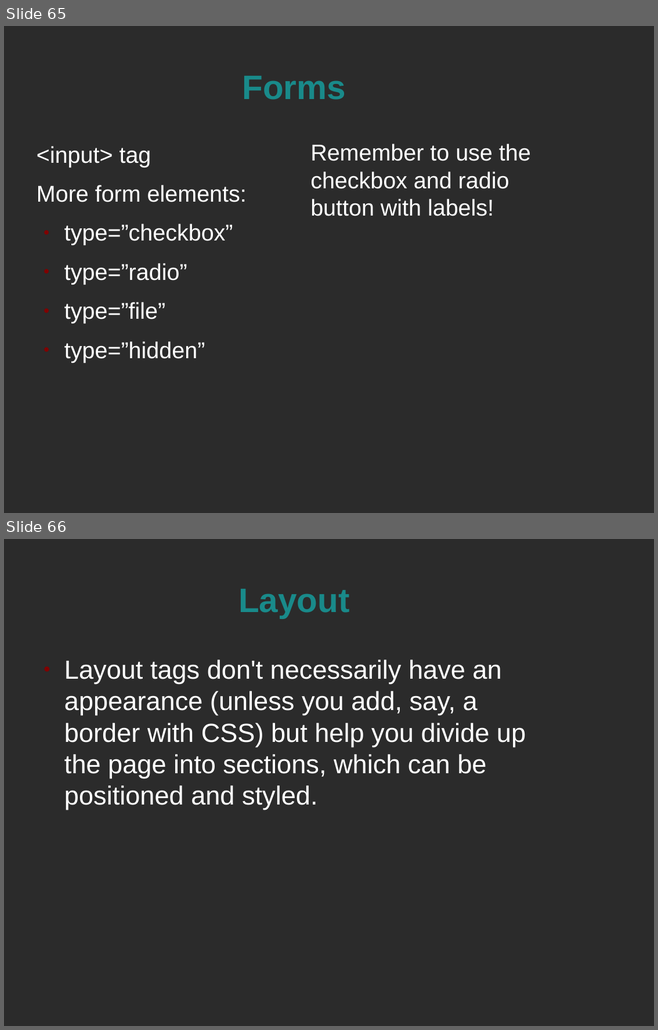
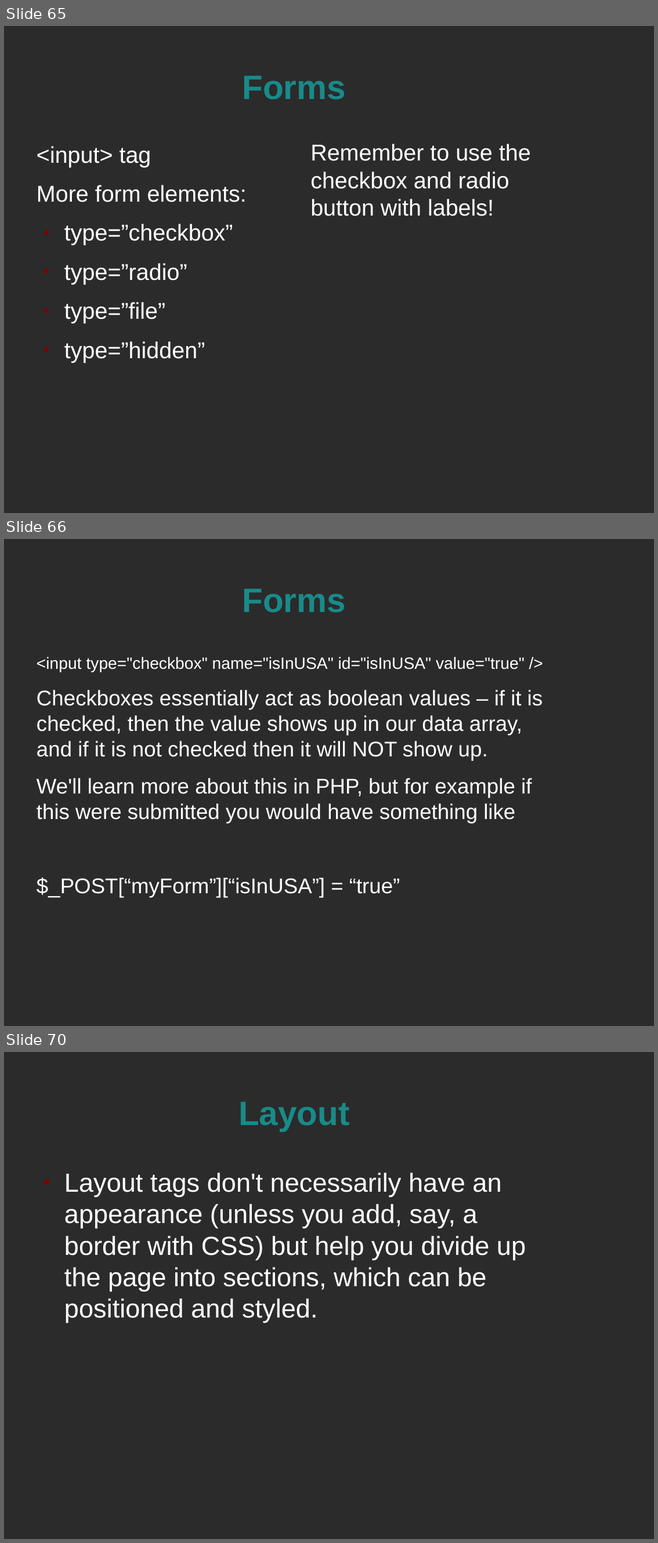
Before and after one commit to spellbindguy/Web-Development, a slide deck: Lectures/03 HTML/HTML.odp. Shown one above the other, each under a label of ours: slides 65 and 66 before the commit, slides 65, 66 and 70 after it; the slides between them are not shown. The pictures are 658x1030 and 658x1543 pixels, drawn with LibreOffice and Linux fonts; fonts in the diff are those of the drawing; background and template pictures are left out; a plain dark background stands for a picture behind light text. Boxes give left, top, right and bottom in pixels: in the first picture for what was removed or moved away, otherwise in the second. Text is boxed around its words. In the diff, an @@ line names an element or a change of style, - is before the commit and + after.

```diff
--- a/Lectures/03 HTML/HTML.odp
+++ b/Lectures/03 HTML/HTML.odp
@@ slide 66 added at (x1=4, y1=539, x2=654, y2=1026), background picture (left out) @@
@@ title added at (x1=242, y1=589, x2=346, y2=613), 41.4 pt, text #198A8A, bold @@
+Forms
@@ text added at (x1=36, y1=657, x2=542, y2=897), 26 pt, text #FFFFFF @@
+<input type="checkbox" name="isInUSA" id="isInUSA" value="true" />
+Checkboxes essentially act as boolean values – if it is checked, then the value shows up in our data array, and if it is not checked then it will NOT show up.
+We'll learn more about this in PHP, but for example if this were submitted you would have something like
+$_POST[“myForm”][“isInUSA”] = “true”
@@ what was slide 66 is now slide 70 @@
```
Also in this commit, not shown: 2 slides changed, 3 other slides added, 1 other file.
